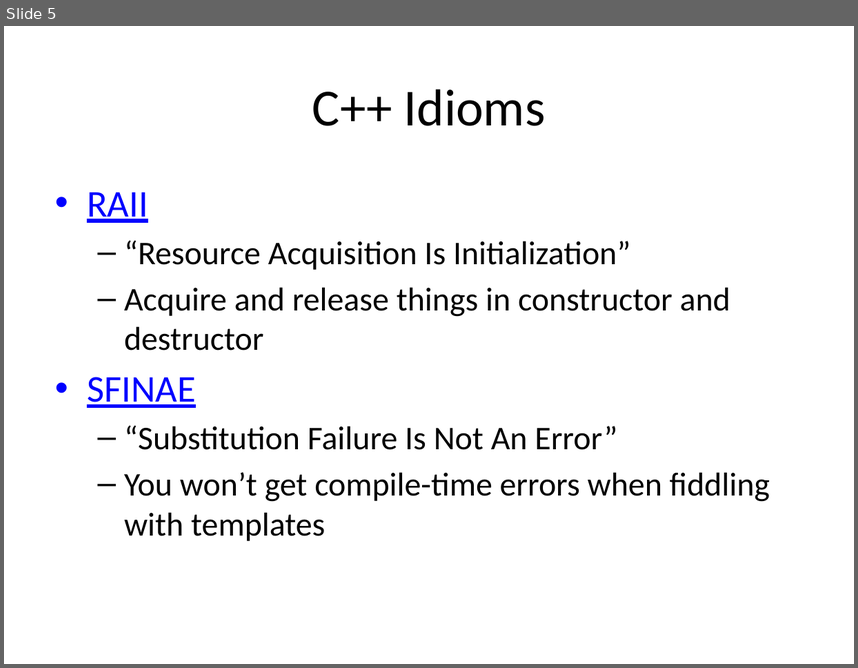
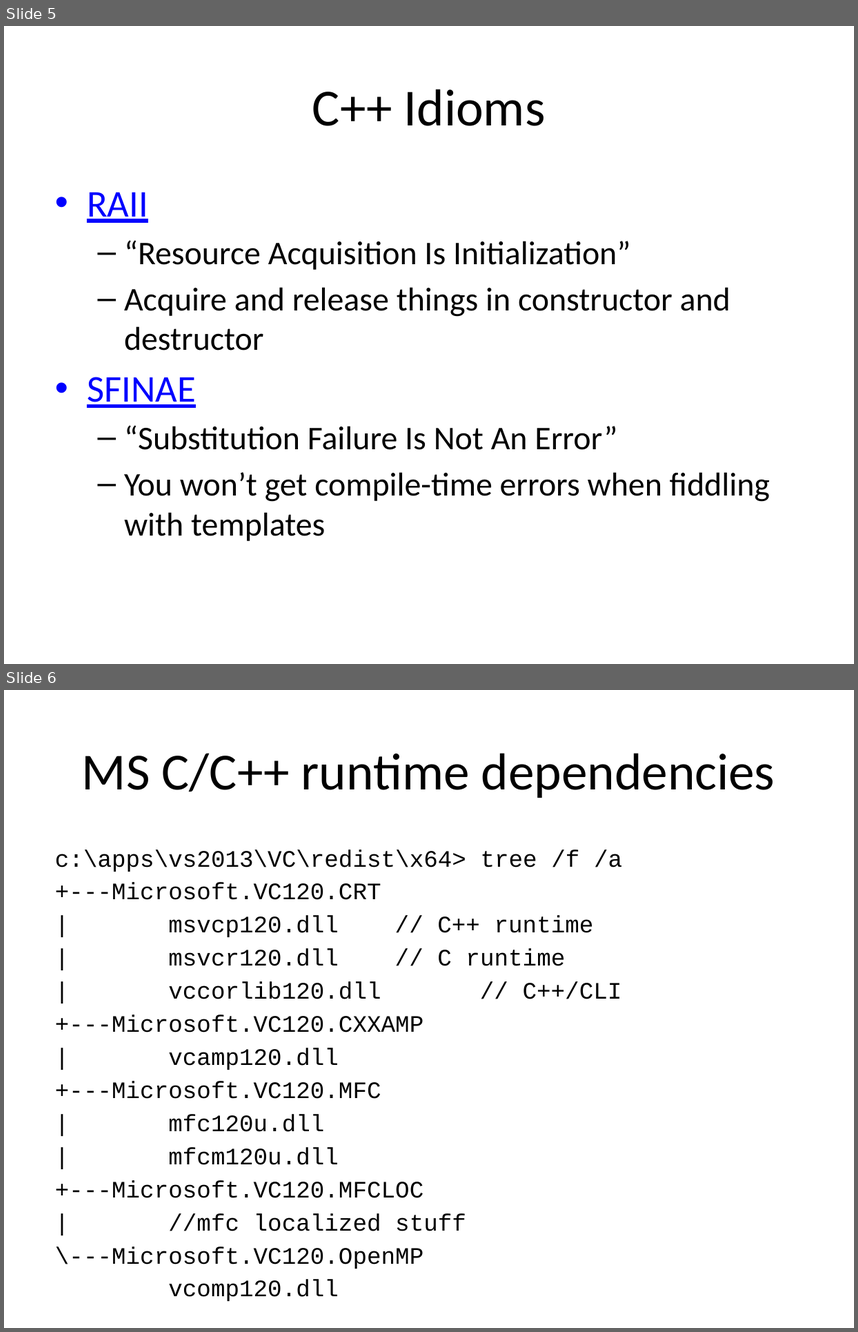
Before and after one commit to fellmad/FunWithCpp11, a slide deck: doc/Fun_with_C++11.pptx. Shown one above the other, each under a label of ours: slide 5 before the commit, slides 5 and 6 after it. The pictures are 858x668 and 858x1332 pixels, drawn with LibreOffice and Linux fonts; fonts in the diff are those of the drawing. Boxes give left, top, right and bottom in pixels: in the first picture for what was removed or moved away, otherwise in the second. Text is boxed around its words. In the diff, an @@ line names an element or a change of style, - is before the commit and + after.

```diff
--- a/doc/Fun_with_C++11.pptx
+++ b/doc/Fun_with_C++11.pptx
@@ slide 6 added at box(4, 690, 854, 1328), background #FFFFFF @@
@@ title added at box(82, 753, 775, 798), 44 pt, text #000000 @@
+MS C/C++ runtime dependencies
@@ text added at box(55, 849, 622, 1268), 20 pt, text #000000 @@
+c:\apps\vs2013\VC\redist\x64> tree /f /a
++---Microsoft.VC120.CRT
+| msvcp120.dll // C++ runtime
+| msvcr120.dll // C runtime
+| vccorlib120.dll // C++/CLI
++---Microsoft.VC120.CXXAMP
+| vcamp120.dll
++---Microsoft.VC120.MFC
+| mfc120u.dll
+| mfcm120u.dll
++---Microsoft.VC120.MFCLOC
+| //mfc localized stuff
+\---Microsoft.VC120.OpenMP
+vcomp120.dll
```
Also in this commit, not shown: 4 other files.
